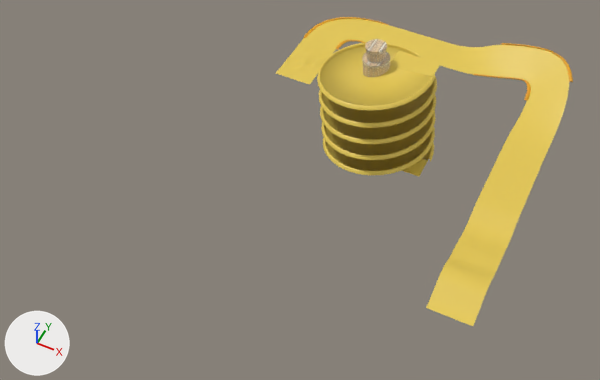
An edit to the FBX model Assets/Models/TileSetPista.fbx, drawn before and after from the same camera.
Before and after are seen from a 50 mm camera at (13.8, -103.9, 85.4) aimed at (-20.4, -35.6, -0.1). The axes (+X, +Y, +Z) are drawn at lower left. The lights are the same throughout. The first picture is the older version. Where no turn or scale is listed for an object, it has been applied to the vertices.

The first picture shows 'CurvaAcentuada', 'CurvaDePisaa', 'CurvaNormal', 'CurvaSinosoidalConcavo', 'CurvaSinosoidalConvexo', 'Cylinder', 'EstradaIrregular', 'EstradaReta1', 'EstradaReta2'.
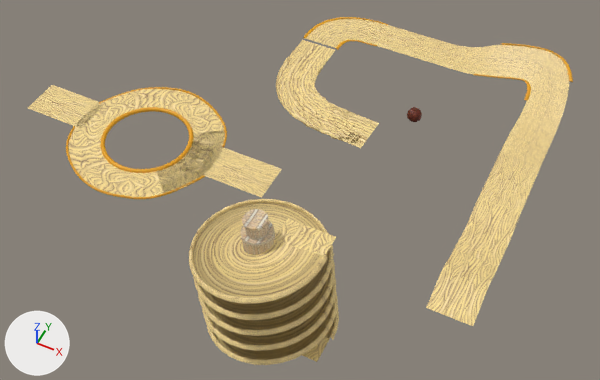
Edits to the scene script, one JSON object a line:
```json
{"op": "add", "block": "img_pistatextura_png", "code": ["img_pistatextura_png = load_image('PistaTextura.png', '_unpacked/PistaTextura.png', 768, 768, 'sRGB')"]}
{"op": "add", "block": "img_almondegatexture_png", "code": ["img_almondegatexture_png = load_image('AlmondegaTexture.png', '_unpacked/AlmondegaTexture.png', 768, 768, 'sRGB')"]}
{"op": "add", "block": "img_teste2_png", "code": ["img_teste2_png = load_image('teste2.png', '_unpacked/teste2.png', 768, 768, 'Non-Color')"]}
{"op": "remove", "block": "mat_estrada", "code": "mat_estrada.base_color = (0.8, 0.59, 0.0867)  # yellow #e7ca53"}
{"op": "add", "block": "mat_estrada", "code": "mat_estrada.texture = img_pistatextura_png  # with its transparency"}
{"op": "add", "block": "mat_almondega", "code": ["mat_almondega = bpy.data.materials.new('Almondega')", "# uses the picture img_almondegatexture_png", "# uses the picture img_teste2_png"]}
{"op": "add", "block": "me_plane_019_1", "code": ["me_plane_019_1 = bpy.data.meshes.new('Plane.019')", "me_plane_019_1.from_pydata(...)  # 2584 vertices, 4356 faces; spans x 2.0..21.0, y -50.8..-32.2, z -0.7..0.6", "me_plane_019_1.materials.append(mat_estrada)  # picture img_pistatextura_png"]}
{"op": "add", "block": "me_sphere_001", "code": ["me_sphere_001 = bpy.data.meshes.new('Sphere.001')", "me_sphere_001.from_pydata(...)  # 578 vertices, 1152 faces; spans x -1.03..1.03, y -1.04..1.08, z -1.07..1.07", "me_sphere_001.materials.append(mat_almondega)"]}
{"op": "add", "block": "me_plane_021", "code": ["me_plane_021 = bpy.data.meshes.new('Plane.021')", "me_plane_021.from_pydata(...)  # 3160 vertices, 6108 faces; spans x -21.3..18.8, y -11.4..11.6, z -0.3..0.3", "# faces by material slot: [972, 3984, 1152]", "me_plane_021.materials.append(mat_estrada)  # picture img_pistatextura_png", "me_plane_021.materials.append(mat_spaguetti_001)  # orange #e7a20b", "me_plane_021.materials.append(mat_spaguetti)  # orange #e7a20b"]}
{"op": "set", "path": "ob_curvadepisaa.location", "old": "(-14.1, -22.1, 2.7)", "new": "(-14.1, -54.9, 2.7)"}
{"op": "set", "path": "ob_cylinder.location", "old": "(-15.0, -22.5, 7.5)", "new": "(-15.0, -55.3, 7.5)"}
{"op": "remove", "block": "ob_estradairregular", "code": ["ob_estradairregular = bpy.data.objects.new('EstradaIrregular', me_plane_017)", "ob_estradairregular.location = (-31.9, -10.3, -0.1)"]}
{"op": "add", "block": "ob_estradareta1_001", "code": ["ob_estradareta1_001 = bpy.data.objects.new('EstradaReta1.001', me_plane_019_1)", "ob_estradareta1_001.location = (-36.8, 26.3, -0.1)"]}
{"op": "add", "block": "ob_almondega1", "code": ["ob_almondega1 = bpy.data.objects.new('Almondega1', me_sphere_001)", "ob_almondega1.location = (-10.6, -18.6, 3.9)"]}
{"op": "add", "block": "ob_rotunda", "code": ["ob_rotunda = bpy.data.objects.new('Rotunda', me_plane_021)", "ob_rotunda.location = (-43.3, -36.9, 0.0)"]}
```

What differs and where, as boxes (x1, y1, x2, y2) in the pictures (600 x 380 px):
```json
{"object": "CurvaDePisaa", "change": "surface changed, moved", "before": [317, 43, 441, 176], "after": [189, 199, 339, 365]}
{"object": "Rotunda", "change": "added", "after": [28, 85, 282, 199], "on screen": "yellow"}
{"object": "CurvaAcentuada", "change": "surface changed", "before": [434, 42, 572, 165], "after": [434, 42, 572, 165], "on screen": "yellow to beige"}
{"object": "EstradaReta1.001", "change": "added", "after": [276, 40, 379, 148], "on screen": "yellow"}
{"object": "CurvaSinosoidalConvexo", "change": "surface changed", "before": [426, 250, 498, 326], "after": [426, 250, 498, 326]}
{"object": "CurvaSinosoidalConcavo", "change": "surface changed", "before": [454, 198, 521, 266], "after": [454, 198, 521, 266]}
{"object": "EstradaReta1", "change": "surface changed", "before": [479, 151, 541, 213], "after": [479, 151, 541, 213]}
{"object": "Cylinder", "change": "moved", "before": [362, 39, 390, 77], "after": [241, 209, 275, 255]}
{"object": "CurvaNormal", "change": "surface changed", "before": [303, 17, 389, 50], "after": [303, 17, 389, 50]}
{"object": "EstradaIrregular", "change": "deleted", "before": [276, 38, 337, 85], "on screen": "yellow"}
{"object": "EstradaReta2", "change": "surface changed", "before": [380, 25, 446, 61], "after": [380, 25, 446, 61]}
{"object": "Almondega1", "change": "added", "after": [407, 107, 422, 122]}
```
